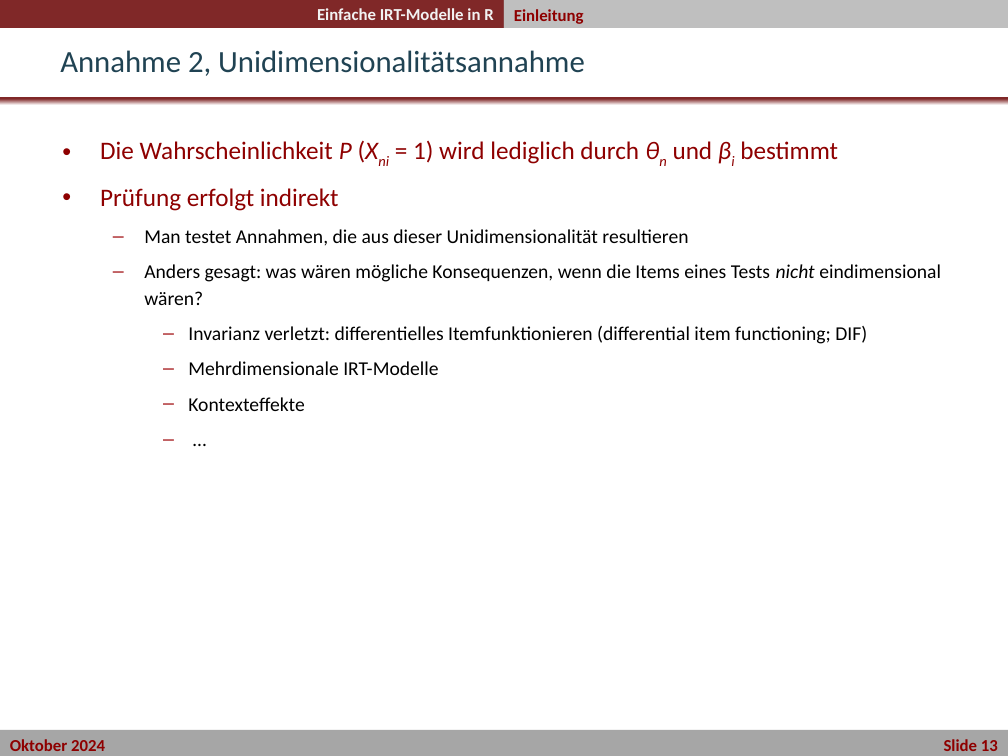
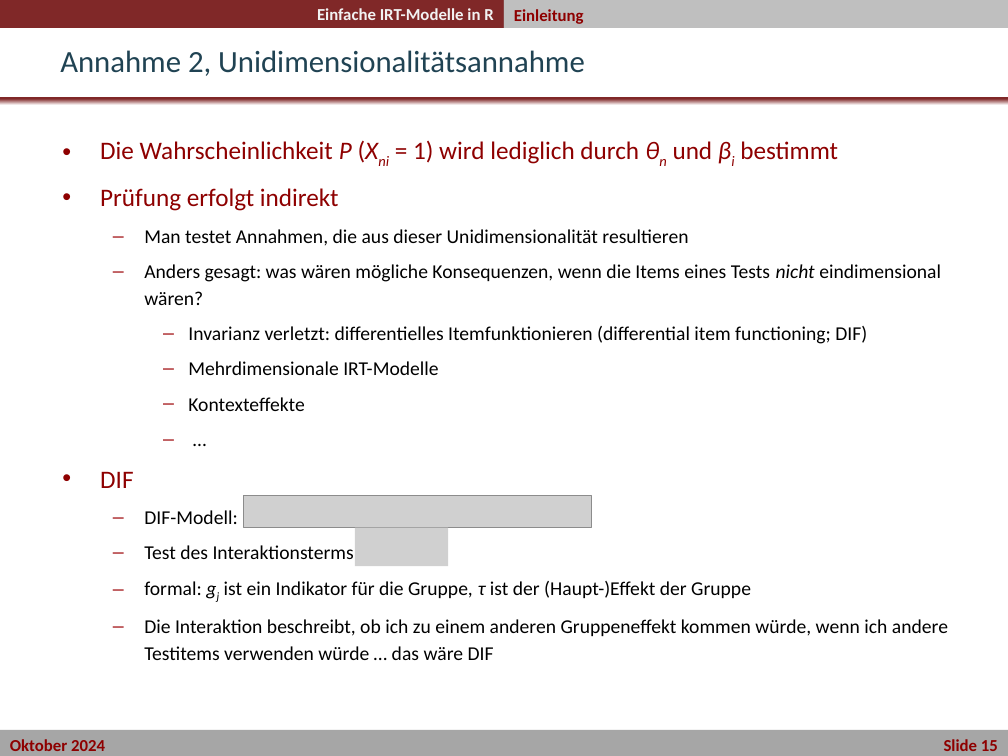
Before and after one commit to nickhaf/IRT_workshop, a slide deck: slide 16 of slides/IRT_Theorie/02_Uebung_einfache_IRT-Modelle_in_R.pptx (slide 14 before the commit). Drawn at 1008x756 pixels with LibreOffice and Linux fonts; fonts in the diff are those of the drawing; grey boxes stand for pictures; background and template pictures are left out. Boxes give left, top, right and bottom in pixels: in the first picture for what was removed or moved away, otherwise in the second. Text is boxed around its words. In the diff, an @@ line names an element or a change of style, - is before the commit and + after.

```diff
--- a/slides/IRT_Theorie/02_Uebung_einfache_IRT-Modelle_in_R.pptx
+++ b/slides/IRT_Theorie/02_Uebung_einfache_IRT-Modelle_in_R.pptx
@@ text at (x1=100, y1=471, x2=948, y2=660): paragraphs added @@
+• DIF
+  – DIF-Modell:
+  – Test des Interaktionsterms
+  – formal: gj ist ein Indikator für die Gruppe, τ ist der (Haupt-)Effekt der Gruppe
+  – Die Interaktion beschreibt, ob ich zu einem anderen Gruppeneffekt kommen würde, wenn ich andere Testitems verwenden würde … das wäre DIF
@@ picture added at (x1=244, y1=496, x2=592, y2=528) @@
@@ picture added at (x1=355, y1=528, x2=449, y2=566) @@
@@ text in rectangle at (x1=10, y1=739, x2=998, y2=751): text changed @@
-Oktober 2024 Slide 13
+Oktober 2024 Slide 15
```
Also in this commit, not shown: 1 other slide changed, 2 slides added, 2 other files.
